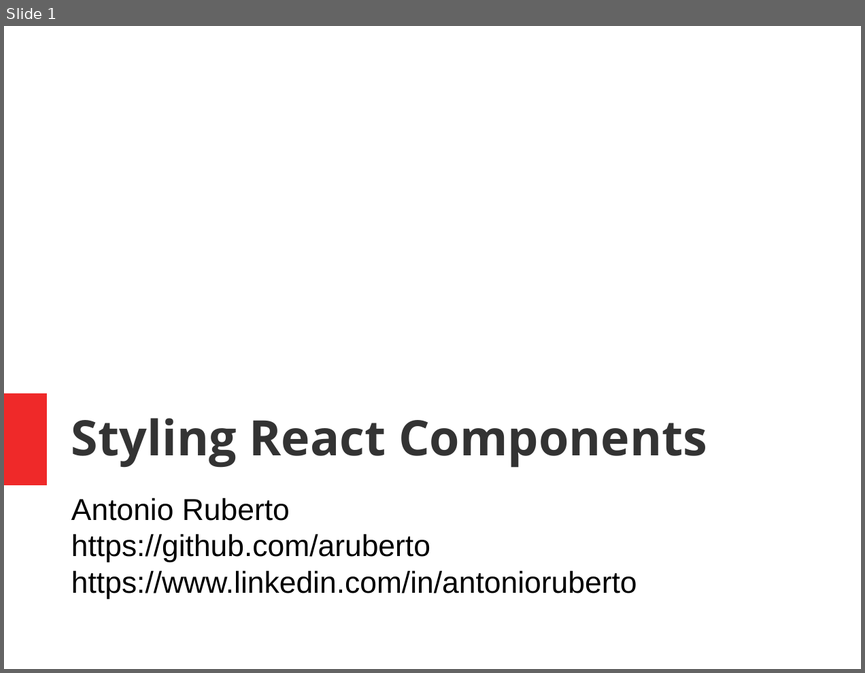
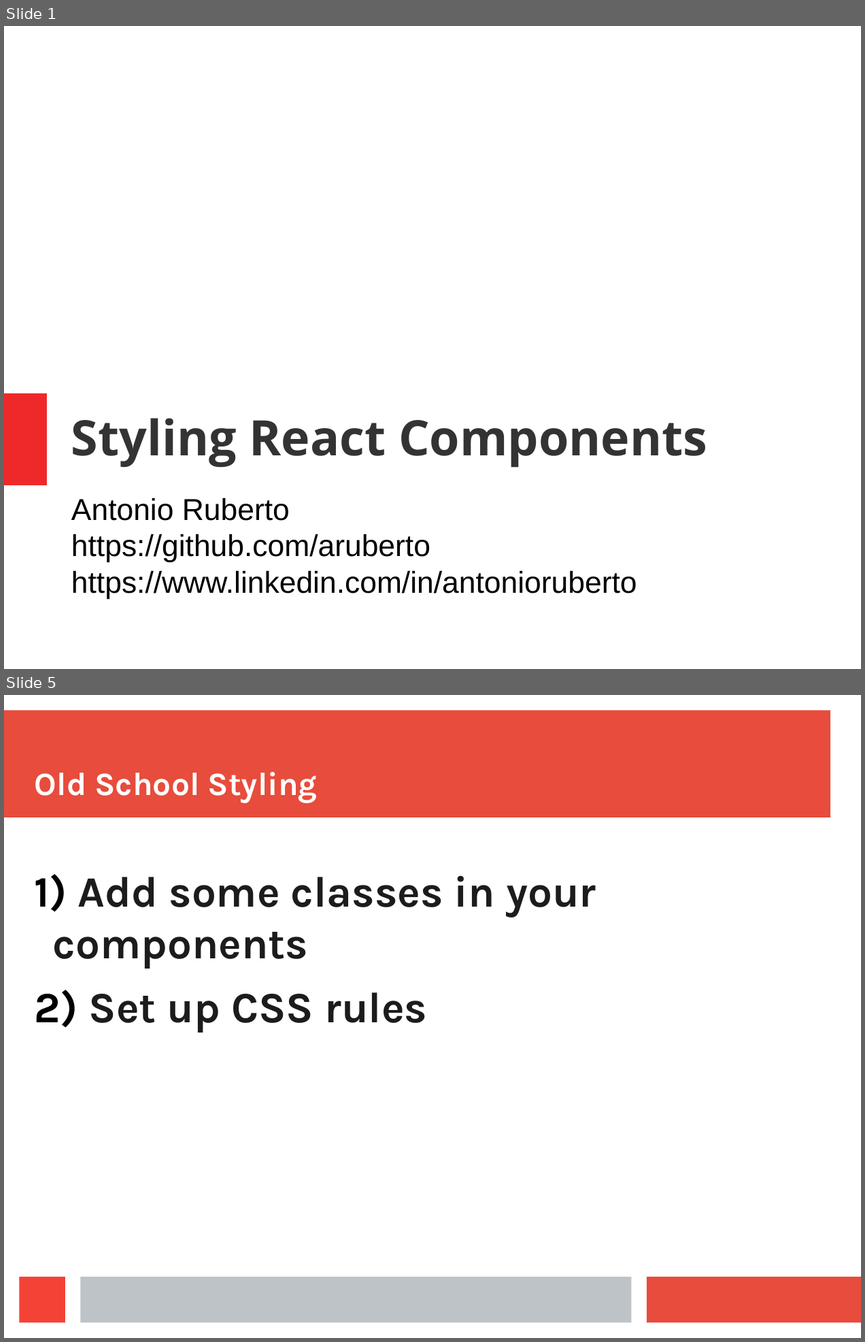
Before and after one commit to aruberto/styling-javascript-components, a slide deck: styling_react_components.odp. Shown one above the other, each under a label of ours: slide 1 before the commit, slides 1 and 5 after it; the slides between them are not shown. The pictures are 865x673 and 865x1342 pixels, drawn with LibreOffice and Linux fonts; fonts in the diff are those of the drawing. Boxes give left, top, right and bottom in pixels: in the first picture for what was removed or moved away, otherwise in the second. Text is boxed around its words. In the diff, an @@ line names an element or a change of style, - is before the commit and + after.

```diff
--- a/styling_react_components.odp
+++ b/styling_react_components.odp
@@ slide 5 added at <box>4,695,861,1338</box>, background #FFFFFF @@
@@ rectangle added at <box>4,711,830,818</box>, fill #E74C3C @@
@@ title added at <box>35,772,317,803</box>, 30.1 pt, text #FFFFFF, bold @@
+Old School Styling
@@ text added at <box>53,876,596,1032</box>, 40 pt, text #1C1C1C, bold @@
+1) Add some classes in your components
+2) Set up CSS rules
@@ rectangle added at <box>20,1276,65,1323</box>, fill #F44336 @@
@@ rectangle added at <box>80,1276,632,1323</box>, fill #BDC3C7 @@
@@ rectangle added at <box>647,1276,861,1323</box>, fill #E74C3C @@
```
Also in this commit, not shown: 15 other slides added, 1 slide removed.
